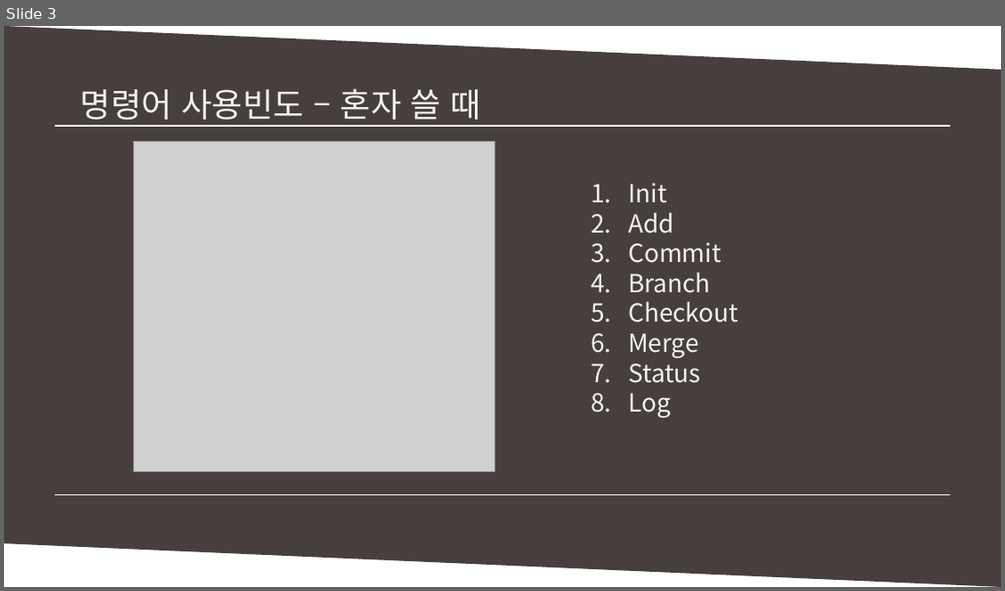
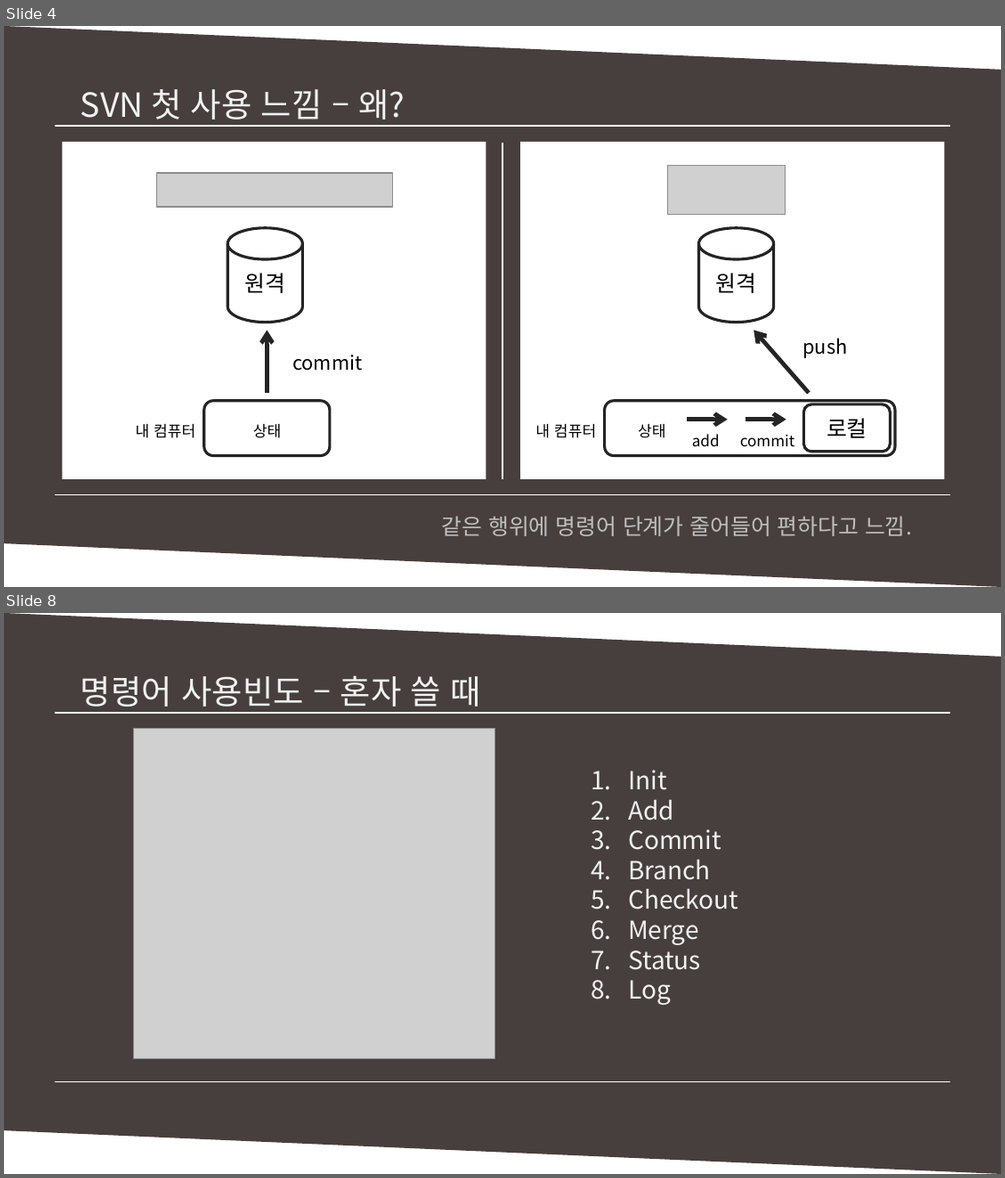
Before and after one commit to MinSikMoon/pptgit, a slide deck: git발표.pptx. Shown one above the other, each under a label of ours: slide 3 before the commit, slides 4 and 8 after it; the slides between them are not shown. The pictures are 1005x591 and 1005x1178 pixels, drawn with LibreOffice and Linux fonts; fonts in the diff are those of the drawing; grey boxes stand for pictures. Boxes give left, top, right and bottom in pixels: in the first picture for what was removed or moved away, otherwise in the second. Text is boxed around its words. In the diff, an @@ line names an element or a change of style, - is before the commit and + after.

```diff
--- a/git발표.pptx
+++ b/git발표.pptx
@@ slide 4 added at (x1=4, y1=26, x2=1001, y2=587), background #FFFFFF @@
@@ parallelogram added at (x1=4, y1=26, x2=1001, y2=586), fill #473F3D @@
@@ text added at (x1=81, y1=89, x2=405, y2=126), 24 pt, text #F2F2F2 @@
+SVN 첫 사용 느낌 – 왜?
@@ line added from (55, 126) to (950, 126), #FFFFFF 1 pt @@
@@ line added from (63, 126) to (950, 126), #FFFFFF 1 pt @@
@@ group added at (x1=62, y1=142, x2=944, y2=480): 8 texts, 4 arrows, 3 rounded rectangles, 2 rectangles, 2 pictures, 2 cylinders, 1 line @@
+원격
+원격
+commit
+push
+로컬
+commit
+내 컴퓨터
+내 컴퓨터
+상태
+상태
+add
@@ line added from (55, 494) to (942, 494), #FFFFFF 1 pt @@
@@ line added from (55, 494) to (950, 494), #FFFFFF 1 pt @@
@@ text added at (x1=442, y1=516, x2=912, y2=536), 16 pt, text #BFBFBF @@
+같은 행위에 명령어 단계가 줄어들어 편하다고 느낌.
@@ what was slide 3 is now slide 8 @@
```
Also in this commit, not shown: 2 slides changed, 4 other slides added, 1 slide removed.
